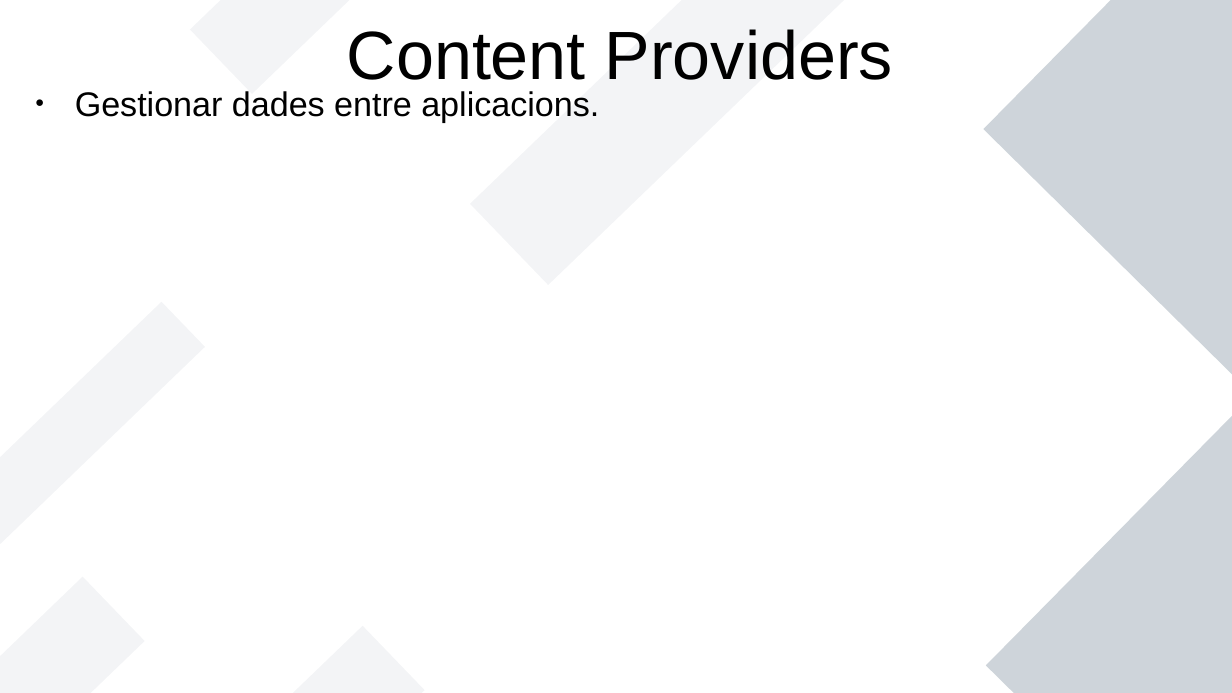
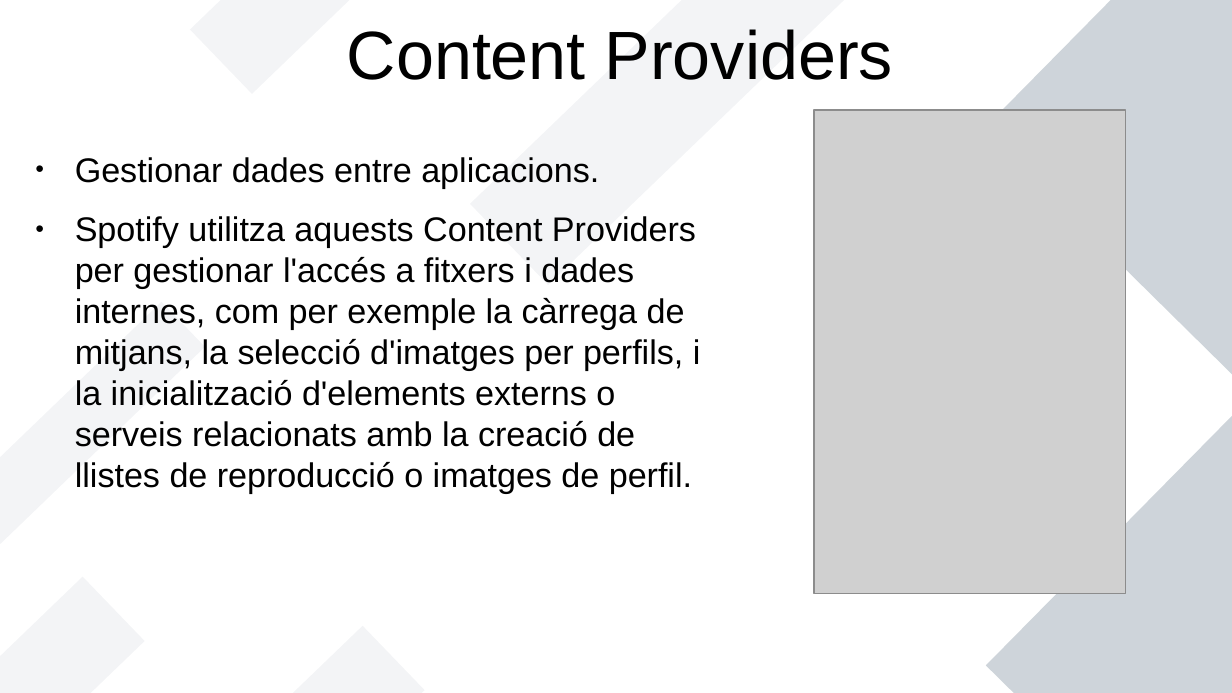
Before and after one commit to Paguita999/JonathanGuillem, a slide deck: slide 5 of Moviles/Activitat Les meues Apps/ComponentsAplicacióAndroid.odp. Drawn at 1232x693 pixels with LibreOffice and Linux fonts; fonts in the diff are those of the drawing; grey boxes stand for pictures. Boxes give left, top, right and bottom in pixels: in the first picture for what was removed or moved away, otherwise in the second. Text is boxed around its words. In the diff, an @@ line names an element or a change of style, - is before the commit and + after.

```diff
--- a/Moviles/Activitat Les meues Apps/ComponentsAplicacióAndroid.odp
+++ b/Moviles/Activitat Les meues Apps/ComponentsAplicacióAndroid.odp
@@ text removed at (75,91,599,122) @@
-● Gestionar dades entre aplicacions.
@@ picture added at (814,110,1126,594) @@
@@ text added at (75,157,701,494), 22 pt, text #000000 @@
+● Gestionar dades entre aplicacions.
+● Spotify utilitza aquests Content Providers per gestionar l'accés a fitxers i dades internes, com per exemple la càrrega de mitjans, la selecció d'imatges per perfils, i la inicialització d'elements externs o serveis relacionats amb la creació de llistes de reproducció o imatges de perfil.
```
Also in this commit, not shown: 3 other slides changed, 2 slides added, 1 other file.
